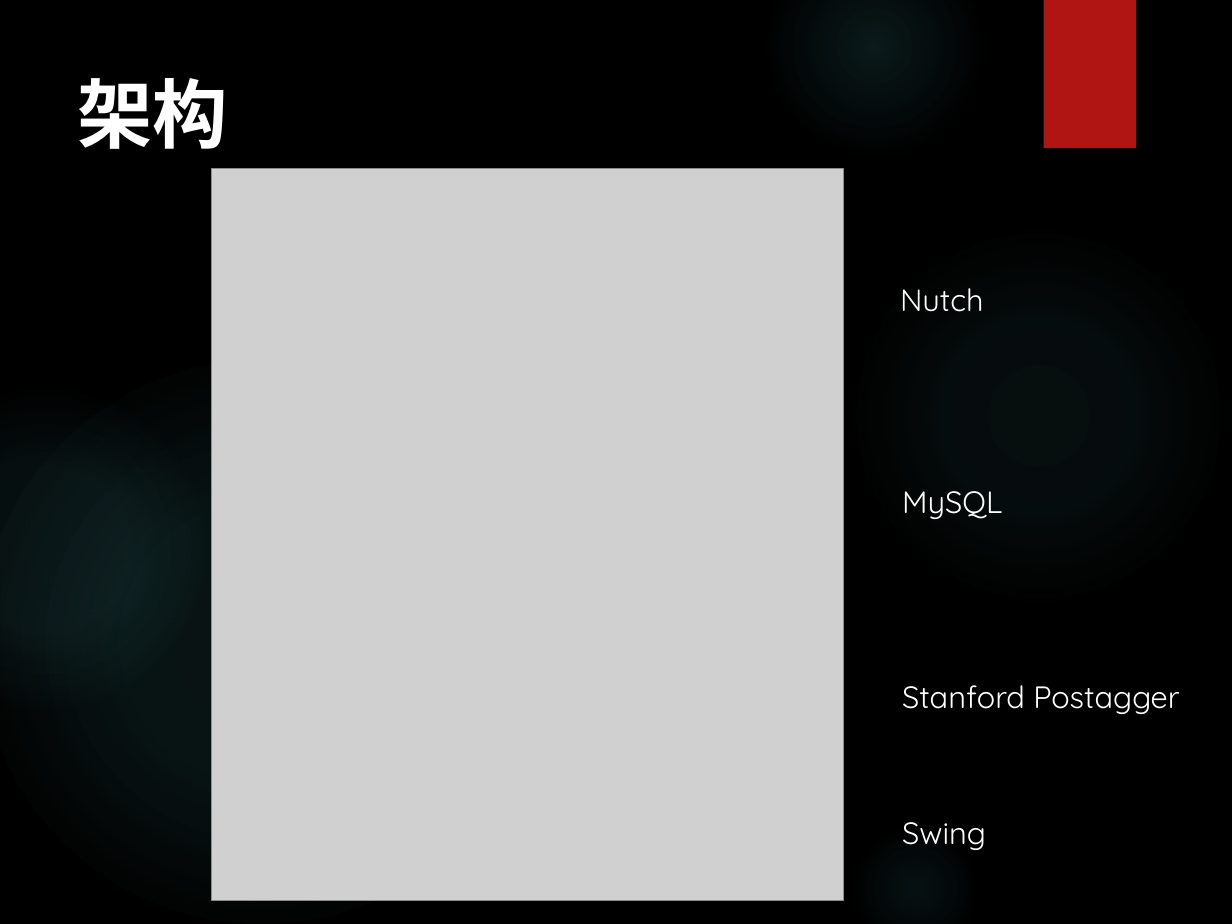
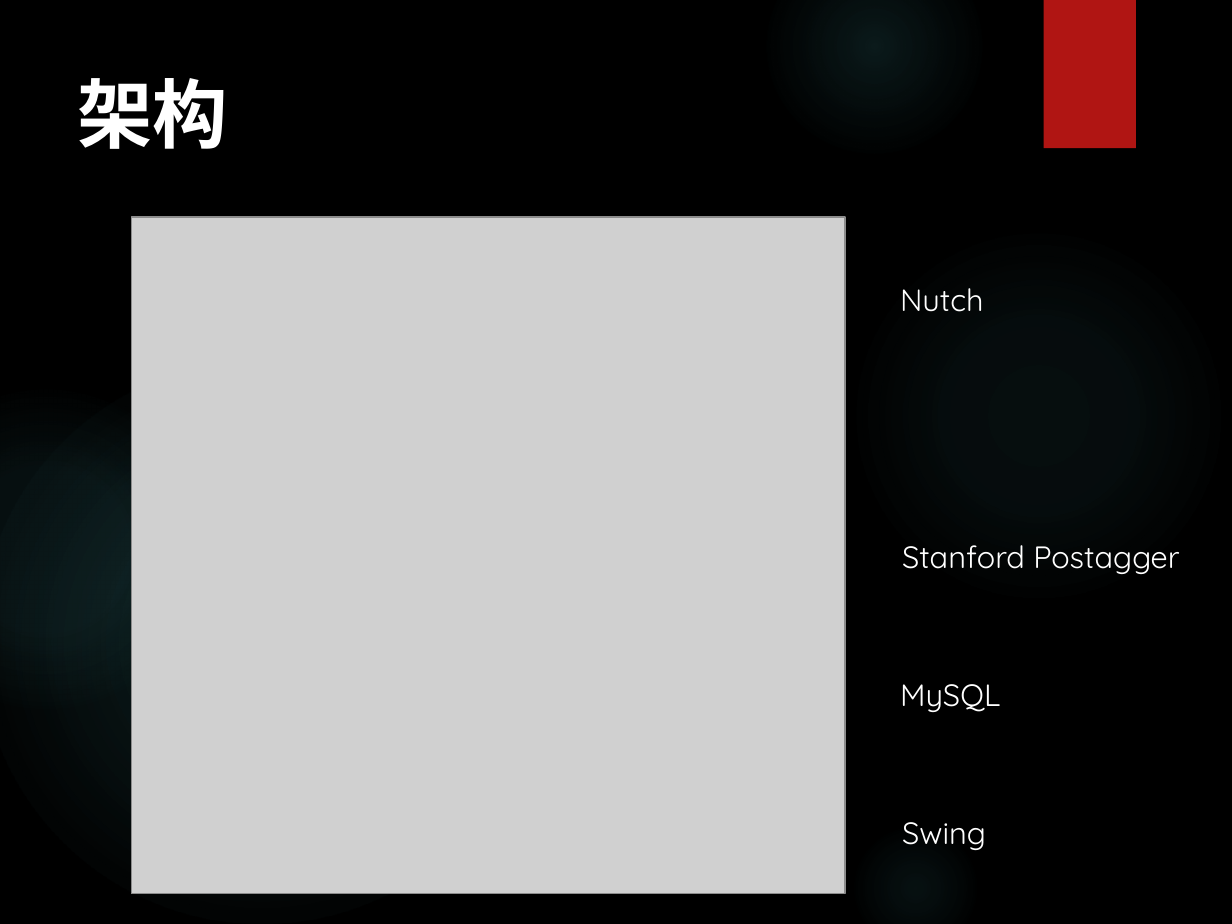
Before and after one commit to QYqin/PkuJava21, a slide deck: slide 6 of CourseProject/PkuJava21.pptx. Drawn at 1232x924 pixels with LibreOffice and Linux fonts; fonts in the diff are those of the drawing; grey boxes stand for pictures; background and template pictures are left out. Boxes give left, top, right and bottom in pixels: in the first picture for what was removed or moved away, otherwise in the second. Text is boxed around its words. In the diff, an @@ line names an element or a change of style, - is before the commit and + after.

```diff
--- a/CourseProject/PkuJava21.pptx
+++ b/CourseProject/PkuJava21.pptx
@@ picture: place and size @@
-picture at (212, 169, 844, 901)
+picture at (132, 217, 845, 893)
@@ text "Stanford Postagger": place and size @@
-text "Stanford Postagger" at (902, 685, 1179, 714)
+text "Stanford Postagger" at (902, 545, 1179, 574)
@@ text "MySQL": place and size @@
-text "MySQL" at (902, 491, 1003, 519)
+text "MySQL" at (900, 684, 1001, 712)
```
Also in this commit, not shown: 1 other slide changed.
